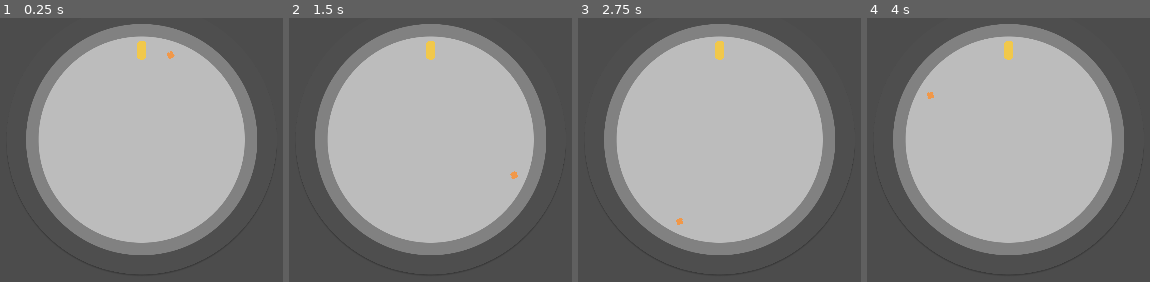
Above: before the commit, frames 1-4 (left to right).
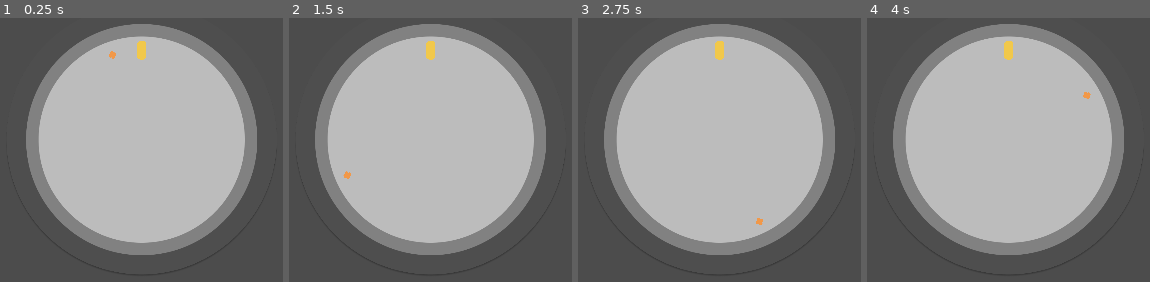
Above: after the commit, the same moments.

Repository: takecare/popthelock
Game: Godot game, scene res://scenes/Main.tscn
Two runs of this game, one before a commit and one after it. Both use one fixed random seed, a clock stepped at 60 frames per second and the inputs below. The engine's default icon, where the game draws it, is replaced by a stand-in: a white triangle on a blue panel in a dark square.
Inputs (mouse positions are in pixels of both pictures, inside the frame that each line leads up to):
- Up to frame 1 (0.25 s): no input
- Up to frame 2 (1.5 s): tap Enter at 0.5 s; move the mouse to (529, 123) at 0.52 s; click (529, 123) at 0.6 s; tap Space at 1.25 s; move the mouse to (339, 202) at 1.27 s; click (339, 202) at 1.35 s
- Up to frame 3 (2.75 s): tap Enter at 2 s; move the mouse to (outside the picture) at 2.02 s; click (outside the picture) at 2.1 s
- Up to frame 4 (4 s): move the mouse to (outside the picture) at 2.77 s; click (outside the picture) at 2.85 s; tap Space at 3.5 s; move the mouse to (outside the picture) at 3.52 s; click (outside the picture) at 3.6 s

The runs differ from the first frame. In frame 1, 0.1% of the frame differs, in the area x 38-62%, y 12-16%; in frame 2, 0.1%, in the area x 19-81%, y 57-61%; in frame 3, 0.1%; in frame 4, 0.1%.

Commit message:
detect "click" when crosshair is on target

Diff:
--- a/scenes/Main.tscn
+++ b/scenes/Main.tscn
@@ -22,3 +22,5 @@
 scale = Vector2( 0.15, 0.15 )
 
 [connection signal="area_entered" from="Target" to="Target" method="_on_area_entered"]
+[connection signal="area_entered" from="Target" to="Crosshair" method="_on_Target_area_entered"]
+[connection signal="area_exited" from="Target" to="Crosshair" method="_on_Target_area_exited"]
--- a/scripts/Crosshair.gd
+++ b/scripts/Crosshair.gd
@@ -1,8 +1,16 @@
 class_name Crosshair extends "Rotatable.gd"
+
+var isInside: bool = false
 
 func _ready() -> void:
   pass # Replace with function body.
 
 func _physics_process(_delta: float) -> void:
-  if Input.is_action_just_pressed("click"):
+  if Input.is_action_just_pressed("click") && isInside:
     print("click")
+
+func _on_Target_area_entered(_area: Area2D) -> void:
+  isInside = true
+
+func _on_Target_area_exited(_area: Area2D) -> void:
+  isInside = false
--- a/scripts/Main.gd
+++ b/scripts/Main.gd
@@ -8,6 +8,8 @@
 onready var target: Target = $Target
 onready var crosshair: Crosshair = $Crosshair
 
+var crosshairRotationDirection = -1 # 1=CW; -1=CCW
+
 # should target and crosshair be children of lock?
 func _ready() -> void:
   target.position.x = lock.center.global_position.x
@@ -16,4 +18,4 @@
   crosshair.position.y = target.global_position.y
 
 func _process(delta: float) -> void:
-  crosshair.set_rotation_around(lock.center.global_position, step * speed * delta)
+  crosshair.set_rotation_around(lock.center.global_position, step * speed * delta * crosshairRotationDirection)
